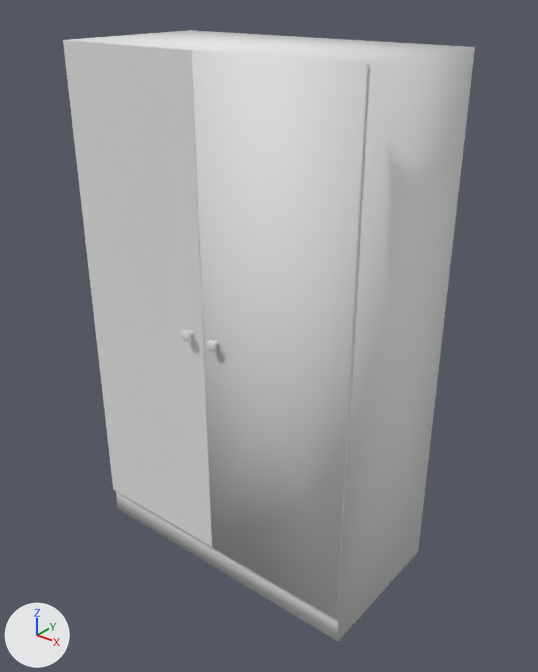
Before and after pictures for a commit that changed the OBJ model SweetHome3D/src/com/eteks/sweethome3d/io/resources/wardrobe.obj.
Both versions are drawn from a 50 mm camera at (1.353, -1.654, 0.824) aimed at (0.036, -0.008, -0.197). The lights are fixed; the arrows at lower left show +X, +Y and +Z. The older version comes first. Where no turn or scale is listed for an object, it has been applied to the vertices. Vertices at exactly the same position are counted once.

The first picture shows 'wardrobe'.
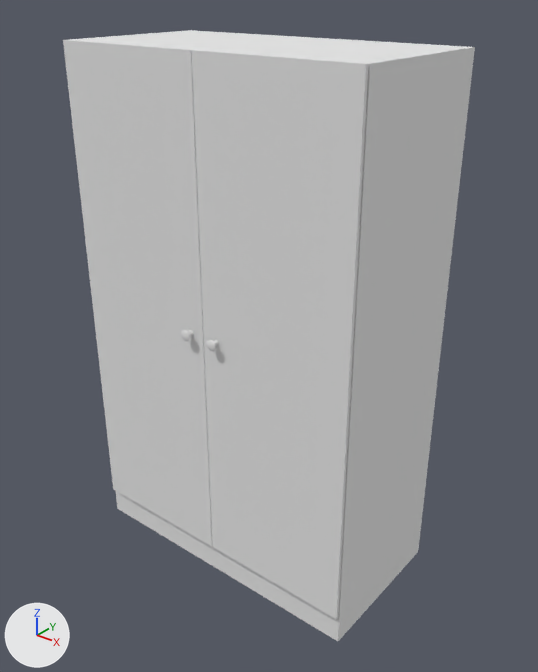
Changed parts and their boxes (x1, y1, x2, y2) in the pictures (538 x 672 px; the box of a moved part takes in the faces that stretch with it):
part 1 of me_wardrobe, moved or reshaped
    before: (115, 47, 475, 641)
    after: (181, 330, 219, 351)
part 2 of me_wardrobe, deleted
    before: (69, 30, 472, 64)

The edits, one by one:
me_wardrobe is used by ob_wardrobe; location (0.0, 0.0, 0.0).
me_wardrobe had 474 vertices, 928 faces and spanned x -0.5..0.5, y -0.29..0.25, z -0.99..0.66.
me_wardrobe now has 420 vertices, 794 faces and spans x -0.5..0.5, y -0.29..0.25, z -0.99..0.66.
me_wardrobe part 1: 62 vertices moved within x -0.07..0.07, y -0.29..-0.26, z -0.13..-0.1; 46 vertices removed from x -0.5..0.5, y -0.26..0.25, z -0.17..-0.11.
me_wardrobe part 2: 4 vertices removed from x -0.25..0.25, y -0.26..0.0, z 0.64..0.66.
Other edits to the shape of me_wardrobe do not show in these pictures.
